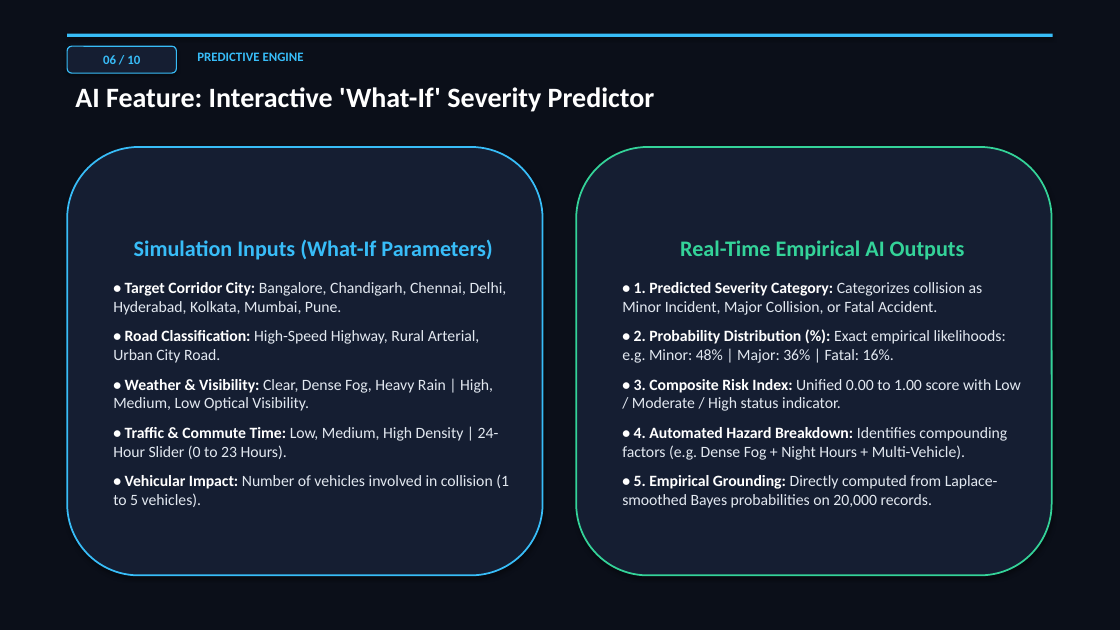
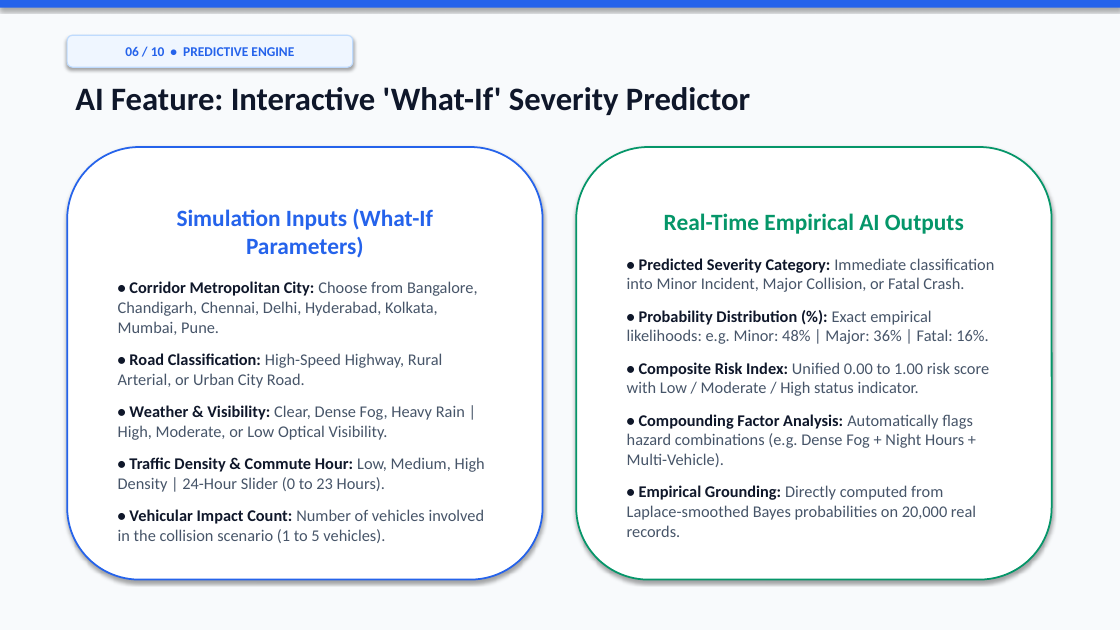
Before and after one commit to igris-bit/Road-Accident-Pattern-Analysis, a slide deck: slide 6 of docs/presentation/Road_Accident_Pattern_Analysis_Presentation.pptx. Drawn at 1120x630 pixels with LibreOffice and Linux fonts; fonts in the diff are those of the drawing. Boxes give left, top, right and bottom in pixels: in the first picture for what was removed or moved away, otherwise in the second. Text is boxed around its words. In the diff, an @@ line names an element or a change of style, - is before the commit and + after.

Commit message:
Update presentation to fresh clean tech theme, large readable typography, and dedicated member contribution slides

```diff
--- a/docs/presentation/Road_Accident_Pattern_Analysis_Presentation.pptx
+++ b/docs/presentation/Road_Accident_Pattern_Analysis_Presentation.pptx
@@ rectangle at (x1=0, y1=0, x2=1120, y2=630): fill #0B0F19 to #F8FAFC @@
@@ rectangle resized from (x1=67, y1=34, x2=1053, y2=37) to (x1=0, y1=0, x2=1120, y2=8) @@
@@ rectangle at (x1=0, y1=0, x2=1120, y2=8): fill #38BDF8 to #2563EB @@
@@ rounded rectangle "06 / 10 • PREDICTIVE ..." resized from (x1=67, y1=46, x2=176, y2=73) to (x1=67, y1=35, x2=353, y2=67) @@
@@ rounded rectangle "06 / 10 • PREDICTIVE ..." at (x1=67, y1=35, x2=353, y2=67): fill #151E32 to #EFF6FF; outline #38BDF8 1 pt to #BFDBFE 1 pt @@
@@ text in rounded rectangle at (x1=125, y1=47, x2=294, y2=56): text changed; size 11 to 11.5 pt; text colour #38BDF8 to #2563EB @@
-06 / 10
+06 / 10 • PREDICTIVE ENGINE
@@ text removed at (x1=197, y1=52, x2=304, y2=61) @@
-PREDICTIVE ENGINE
@@ text "AI Feature: Interactive 'What-If' Severity ..." at (x1=75, y1=87, x2=750, y2=115): size 24 to 28 pt, text colour #FFFFFF to #0F172A @@
@@ rounded rectangle "Simulation Inputs (What-If Parameters)" resized from (x1=67, y1=147, x2=543, y2=576) to (x1=67, y1=147, x2=543, y2=580) @@
@@ rounded rectangle "Simulation Inputs (What-If Parameters)" at (x1=67, y1=147, x2=543, y2=580): fill #151E32 to #FFFFFF; outline #38BDF8 1.5 pt to #2563EB 1.5 pt @@
@@ rounded rectangle "Real-Time Empirical AI Outputs" resized from (x1=576, y1=147, x2=1052, y2=576) to (x1=576, y1=147, x2=1052, y2=580) @@
@@ rounded rectangle "Real-Time Empirical AI Outputs" at (x1=576, y1=147, x2=1052, y2=580): fill #151E32 to #FFFFFF; outline #34D399 1.5 pt to #059669 1.5 pt @@
@@ text in rounded rectangle at (x1=177, y1=209, x2=433, y2=258): size 19 to 20 pt, text colour #38BDF8 to #2563EB in "Simulation Inputs (What-If Parameters)"; more space between paragraphs @@
@@ text in rounded rectangle at (x1=664, y1=213, x2=964, y2=234): size 19 to 20 pt, text colour #34D399 to #059669 in "Real-Time Empirical AI Outputs"; more space between paragraphs @@
@@ text in rounded rectangle at (x1=627, y1=258, x2=994, y2=537): text changed; size 13.5 to 14 pt; text colour #E2E8F0 to #475569 @@
-• 1. Predicted Severity Category: Categorizes collision as Minor Incident, Major Collision, or Fatal Accident.
-• 2. Probability Distribution (%): Exact empirical likelihoods: e.g. Minor: 48% | Major: 36% | Fatal: 16%.
-• 3. Composite Risk Index: Unified 0.00 to 1.00 score with Low / Moderate / High status indicator.
-• 4. Automated Hazard Breakdown: Identifies compounding factors (e.g. Dense Fog + Night Hours + Multi-Vehicle).
-• 5. Empirical Grounding: Directly computed from Laplace-smoothed Bayes probabilities on 20,000 records.
+• Predicted Severity Category: Immediate classification into Minor Incident, Major Collision, or Fatal Crash.
+• Probability Distribution (%): Exact empirical likelihoods: e.g. Minor: 48% | Major: 36% | Fatal: 16%.
+• Composite Risk Index: Unified 0.00 to 1.00 risk score with Low / Moderate / High status indicator.
+• Compounding Factor Analysis: Automatically flags hazard combinations (e.g. Dense Fog + Night Hours + Multi-Vehicle).
+• Empirical Grounding: Directly computed from Laplace-smoothed Bayes probabilities on 20,000 real records.
@@ text in rounded rectangle at (x1=118, y1=281, x2=485, y2=543): text changed; size 13.5 to 14 pt; text colour #E2E8F0 to #475569 @@
-• Target Corridor City: Bangalore, Chandigarh, Chennai, Delhi, Hyderabad, Kolkata, Mumbai, Pune.
-• Road Classification: High-Speed Highway, Rural Arterial, Urban City Road.
-• Weather & Visibility: Clear, Dense Fog, Heavy Rain | High, Medium, Low Optical Visibility.
-• Traffic & Commute Time: Low, Medium, High Density | 24-Hour Slider (0 to 23 Hours).
-• Vehicular Impact: Number of vehicles involved in collision (1 to 5 vehicles).
+• Corridor Metropolitan City: Choose from Bangalore, Chandigarh, Chennai, Delhi, Hyderabad, Kolkata, Mumbai, Pune.
+• Road Classification: High-Speed Highway, Rural Arterial, or Urban City Road.
+• Weather & Visibility: Clear, Dense Fog, Heavy Rain | High, Moderate, or Low Optical Visibility.
+• Traffic Density & Commute Hour: Low, Medium, High Density | 24-Hour Slider (0 to 23 Hours).
+• Vehicular Impact Count: Number of vehicles involved in the collision scenario (1 to 5 vehicles).
```
Also in this commit, not shown: 8 other slides changed, 1 slide added, 1 slide removed, 1 other file.
